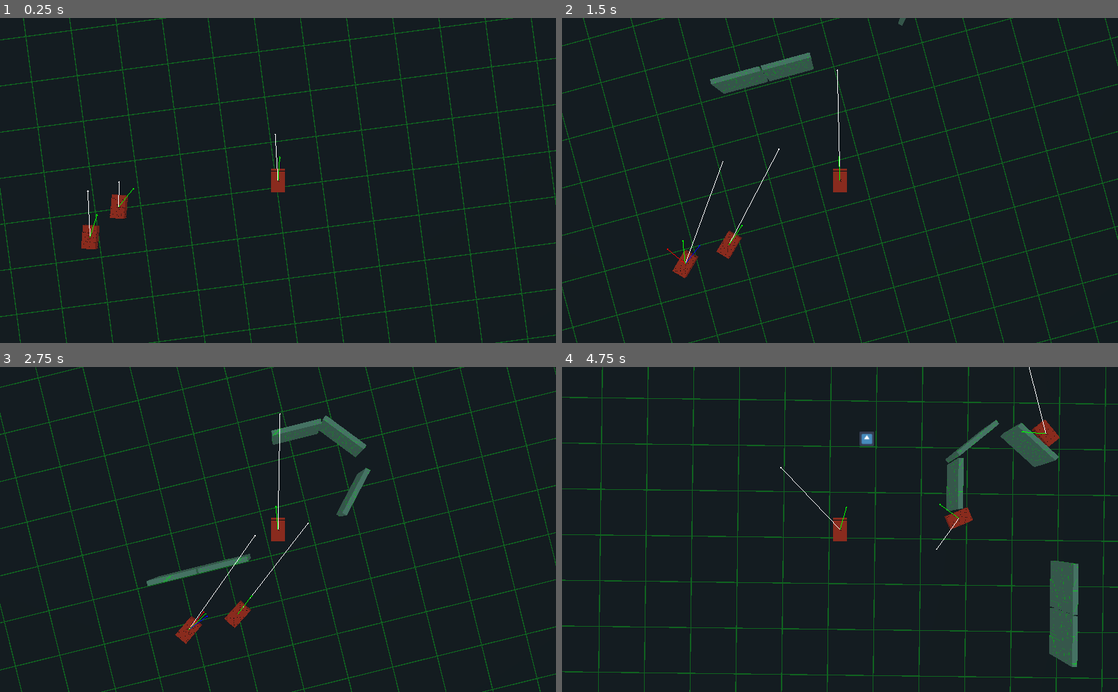
Above: before the commit, frames 1-4 (two rows, left to right).
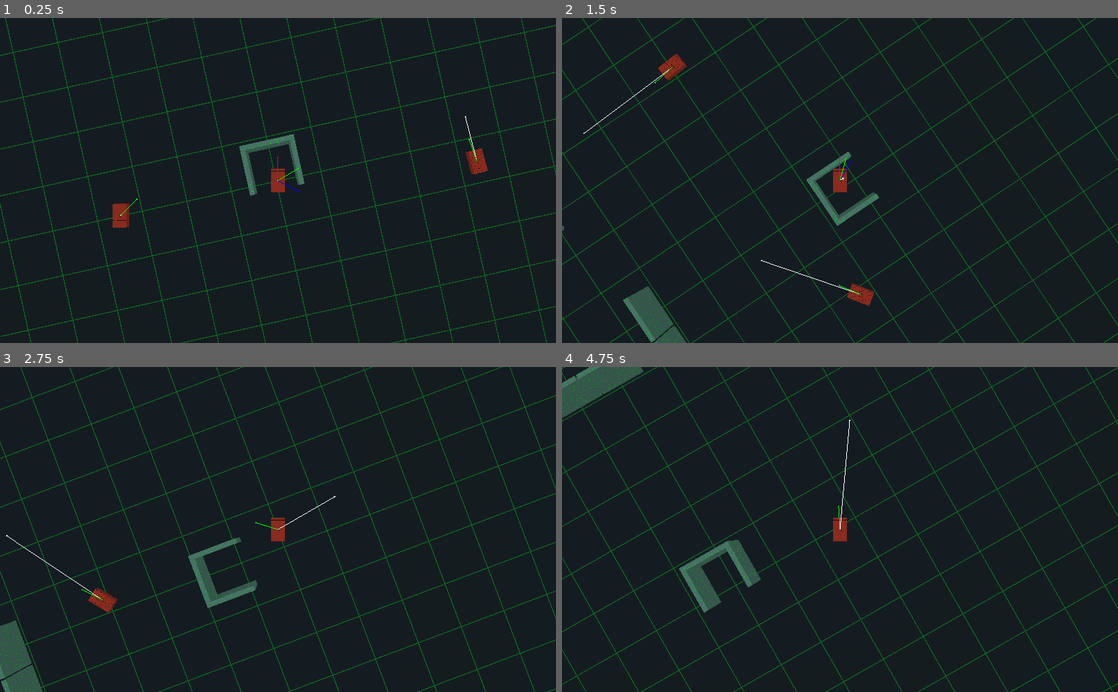
Above: after the commit, the same moments.

Repository: Kromey/spectre
Game: Godot game, scene res://TestScene.tscn
Two runs of this game, one before a commit and one after it. Both use one fixed random seed, a clock stepped at 60 frames per second and the inputs below. This scene is started directly instead of the project's main scene. The engine's default icon, where the game draws it, is replaced by a stand-in: a white triangle on a blue panel in a dark square.
Inputs:
- Up to frame 1 (0.25 s): no input
- Up to frame 2 (1.5 s): hold D (movement_right) 0.53-1.28 s; hold Space (action_shoot) 0.53-1.28 s; hold S (movement_backward) from 1.28 s (still down); tap Space (action_shoot) at 1.35 s
- Up to frame 3 (2.75 s): release S (movement_backward) at 2.03 s; hold D (movement_right) from 2.03 s (still down); hold Space (action_shoot) from 2.03 s (still down)
- Up to frame 4 (4.75 s): release D (movement_right) at 2.78 s; release Space (action_shoot) at 2.78 s; hold W (movement_forward) 2.78-3.53 s; tap Space (action_shoot) at 2.85, 4.35 s; hold Space (action_shoot) 3.53-4.28 s; hold A (movement_left) from 3.53 s (still down)

The runs differ from the first frame. In frame 1, 8.8% of the frame differs, in the area x 0-100%, y 0-100%; in frame 2, 11%; in frame 3, 11%; in frame 4, 13%.

Commit message:
Fewer rays improves navigation
The coarser resolution results in tanks (usually) taking wider paths around obstacles, which results in fewer bumps and the "bumper" getting involved less often

Diff:
--- a/TestScene.tscn
+++ b/TestScene.tscn
@@ -1,10 +1,11 @@
-[gd_scene load_steps=10 format=2]
+[gd_scene load_steps=11 format=2]
 
 [ext_resource path="res://tanks/AITank.tscn" type="PackedScene" id=1]
 [ext_resource path="res://grid.shader" type="Shader" id=2]
 [ext_resource path="res://icon.png" type="Texture" id=3]
 [ext_resource path="res://DebugDraw3D.gd" type="Script" id=4]
 [ext_resource path="res://obstacles/Wall.tscn" type="PackedScene" id=5]
+[ext_resource path="res://obstacles/CWall.tscn" type="PackedScene" id=6]
 
 [sub_resource type="PhysicsMaterial" id=4]
 bounce = 1.0
@@ -61,7 +62,7 @@
 transform = Transform( 1, 0, 0, 0, -4.37114e-08, 1, 0, -1, -4.37114e-08, 0, 10, 0 )
 
 [node name="AITank3" parent="." instance=ExtResource( 1 )]
-transform = Transform( 1, 0, 0, 0, 1, 0, 0, 0, 1, -8.22764, 0.15, 1.34822 )
+transform = Transform( 1, 0, 0, 0, 1, 0, 0, 0, 1, 8.63197, 0.15, 1.34822 )
 MAX_AMMO = 0.0
 
 [node name="Camera" type="Camera" parent="AITank3"]
@@ -84,7 +85,10 @@
 transform = Transform( 1, 0, 0, 0, 1, 0, 0, 0, 1, 0.149481, 0, -10.1966 )
 
 [node name="Wall2" parent="." instance=ExtResource( 5 )]
-transform = Transform( 0.638969, 0, -0.769232, 0, 1, 0, 0.769232, 0, 0.638969, 6.07249, 0, -14.1195 )
+transform = Transform( 0.638969, 0, -0.769232, 0, 1, 0, 0.769232, 0, 0.638969, 5.92071, 0, -14.034 )
 
 [node name="Wall3" parent="." instance=ExtResource( 5 )]
-transform = Transform( 0.663717, 0, 0.747984, 0, 1, 0, -0.747984, 0, 0.663717, 5.95476, 0, -11.7366 )
+transform = Transform( 0.663717, 0, 0.747984, 0, 1, 0, -0.747984, 0, 0.663717, 5.95476, 0, -12.5043 )
+
+[node name="CWall" parent="." instance=ExtResource( 6 )]
+transform = Transform( -4.37114e-08, 0, 1, 0, 1, 0, -1, 0, -4.37114e-08, 0, 0, -0.652509 )
--- a/tanks/TankNavigation.gd
+++ b/tanks/TankNavigation.gd
@@ -24,8 +24,9 @@
 		return target_direction
 
 	var intended = target.translation - _me.translation
-	var angle_step = PI / 150
-	for i in 150:
+	var rays = 10
+	var angle_step = PI * 1.25 / rays
+	for i in rays:
 		var vec1 = intended.rotated(Vector3.UP, angle_step * i)
 		var vec2 = intended.rotated(Vector3.UP, -angle_step * i)
 
